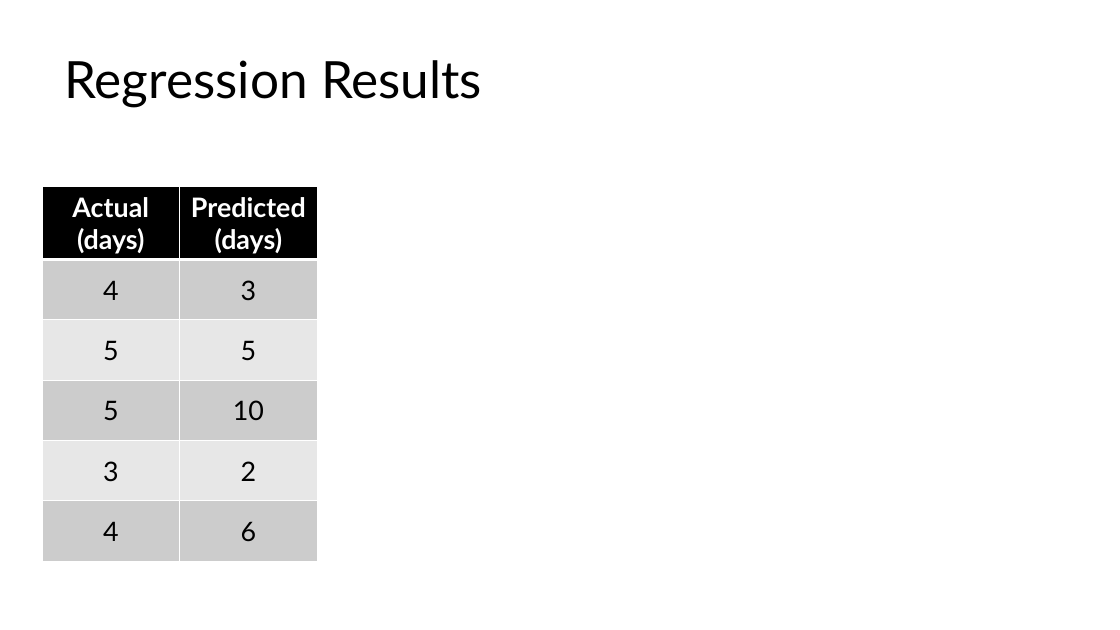
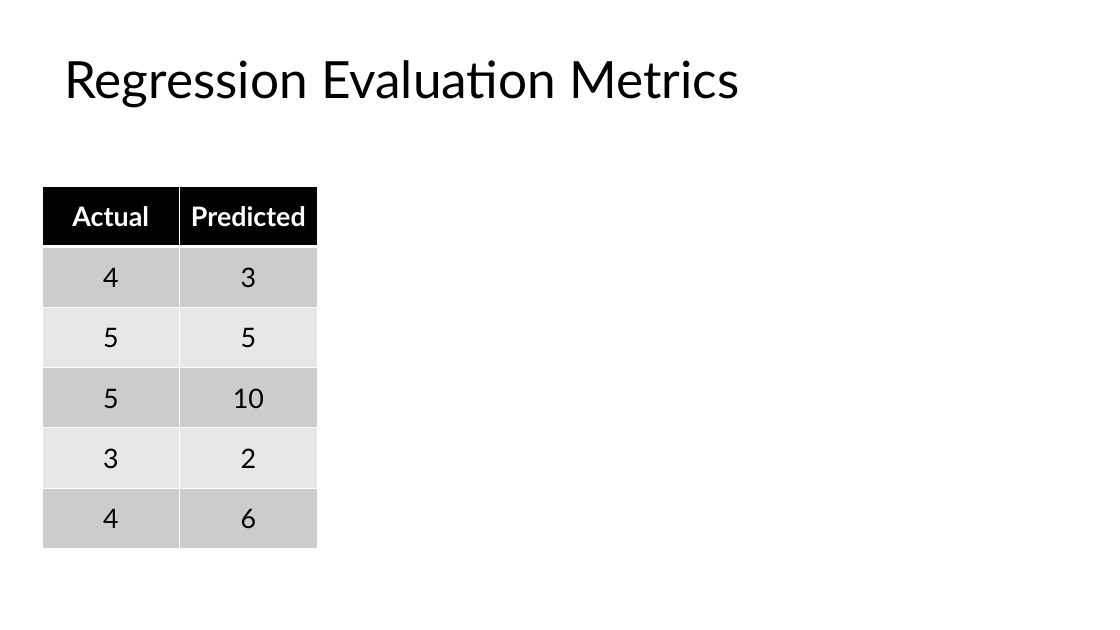
Before and after one commit to C4M-UofT/C4M-UofT.github.io, a slide deck: slide 58 of lectures/module3/3-1_ml_workflow/MachineLearning_tutorial.pptx (slide 54 before the commit). Drawn at 1120x630 pixels with LibreOffice and Linux fonts; fonts in the diff are those of the drawing; grey boxes stand for pictures. Boxes give left, top, right and bottom in pixels: in the first picture for what was removed or moved away, otherwise in the second. Text is boxed around its words. In the diff, an @@ line names an element or a change of style, - is before the commit and + after.

```diff
--- a/lectures/module3/3-1_ml_workflow/MachineLearning_tutorial.pptx
+++ b/lectures/module3/3-1_ml_workflow/MachineLearning_tutorial.pptx
@@ title at (64, 60, 739, 108): text changed @@
-Regression Results
+Regression Evaluation Metrics
@@ table at (42, 187, 318, 549) @@
-row 1, column 1: Actual (days)
+row 1, column 1: Actual
-row 1, column 2: Predicted (days)
+row 1, column 2: Predicted
```
Also in this commit, not shown: 26 other slides changed, 6 slides added, 1 other file.
